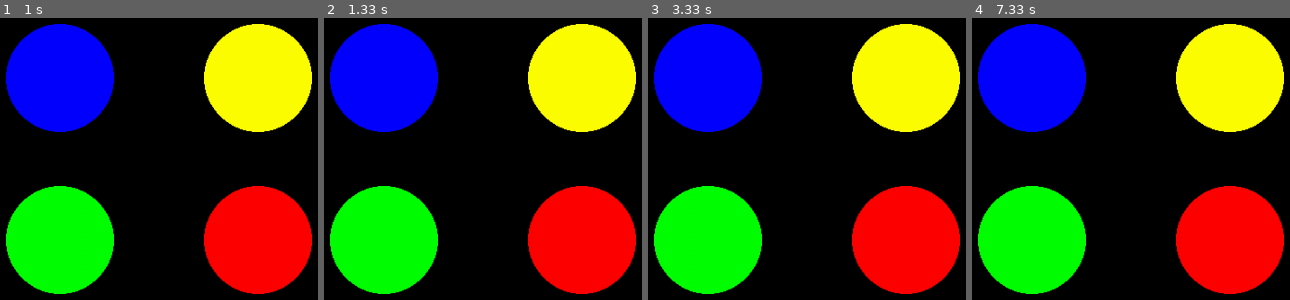
Above: before the commit, frames 1-4 (left to right).
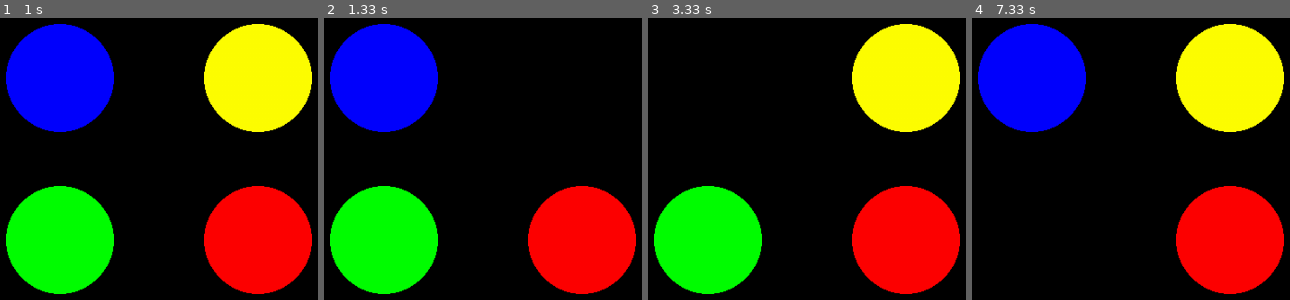
Above: after the commit, the same moments.

Repository: insper-classroom/devlife-23-1-projeto-pygame-henrique-turco-e-thiago-miranda
Game: pygame game, started from jogo.py
The game is run twice, just before and just after one commit, with the same random seed, the same clock (stepped at 60 frames per second) and the same inputs.
Inputs:
- Up to frame 1 (1 s): no input
- Up to frame 2 (1.33 s): no input
- Up to frame 3 (3.33 s): no input
- Up to frame 4 (7.33 s): no input

Frame 1 is identical in both runs. In frame 2, 10% of the frame differs, in the area x 64-99%, y 2-41%; in frame 3, 10%; in frame 4, 10%.

Commit message:
sorteia cores

Diff:
--- a/classes.py
+++ b/classes.py
@@ -1,4 +1,5 @@
 import pygame
+import random
 
 cores = [
     (0, 0, 255),
@@ -22,6 +23,7 @@
     def desenha(self, window):
         self.window.fill((0, 0, 0))
         self.circulos.desenha()
+        self.circulos.sorteia_cores()
 
         pygame.display.update()
 
@@ -51,6 +53,23 @@
         for i in range(len(self.lista_cores)):
             self.circulos.append((window, self.lista_cores[i], (self.posicoes[i]), self.raio))
 
+        self.cores_sorteadas = []
+
     def desenha(self):
         for i in range(len(self.lista_cores)):
             pygame.draw.circle(self.window, self.lista_cores[i], self.posicoes[i], self.raio)
+
+    def sorteia_cores(self):
+
+        for cor in range(1):
+            cor_sorteada = random.choice(self.lista_cores)
+            self.cores_sorteadas.append(cor_sorteada)
+
+        for circulos in self.circulos:
+            if circulos[1] == cor_sorteada:
+                pygame.draw.circle(self.window, cor_sorteada, circulos[2], self.raio)
+                pygame.display.update()
+                pygame.time.wait(1000)
+                pygame.draw.circle(self.window, (0, 0, 0), circulos[2], self.raio)
+                pygame.display.update()
+                pygame.time.wait(1000)
